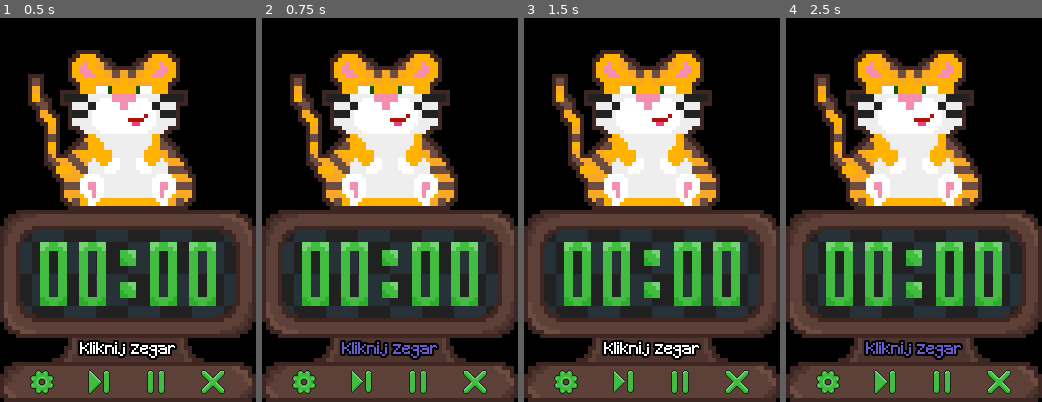
Above: before the commit, frames 1-4 (left to right).
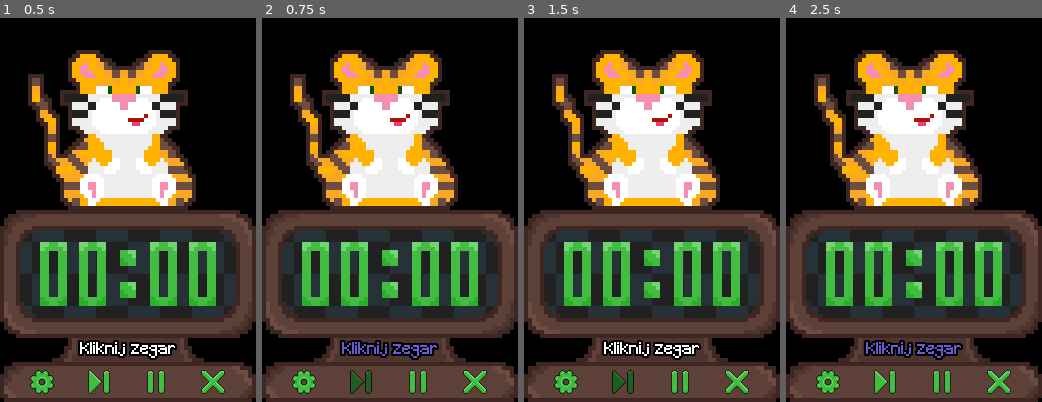
Above: after the commit, the same moments.

Repository: mikkk-dev/bengi-box
Game: Godot game, scene res://main.tscn
The game is run twice, just before and just after one commit, with the same random seed, the same clock (stepped at 60 frames per second) and the same inputs.
Inputs (mouse positions are in pixels of both pictures, inside the frame that each line leads up to):
- Up to frame 1 (0.5 s): no input
- Up to frame 2 (0.75 s): click (361, 382) at 0.5 s
- Up to frame 3 (1.5 s): click (623, 382) at 1.25 s
- Up to frame 4 (2.5 s): click (885, 382) at 2 s

Frame 1 is identical in both runs. In frame 2, 0.3% of the frame differs, in the area x 34-43%, y 91-98%; in frame 3, 0.3%; in frame 4, nothing differs.

Commit message:
feat: shader click indicator

Diff:
--- /dev/null
+++ b/assets/shaders/click.gdshader
@@ -0,0 +1,9 @@
+shader_type canvas_item;
+
+uniform bool is_clicked = false;
+
+void fragment() {
+	if (is_clicked) {
+		COLOR.rgb = COLOR.rgb * 0.5;
+	}
+}
--- a/main.gd
+++ b/main.gd
@@ -46,7 +46,6 @@
 
 
 func _on_timer_click_area_click() -> void:
-	print("bajo")
 	meow_player.stop()
 	activity_label.text = "Praca" if _current_timer_mode == TimerMode.WORK else "Przerwa"
 
@@ -57,9 +56,9 @@
 			update_timer.start()
 		pomodoro_timer.start()
 
-		var tween: Tween = get_tree().create_tween().set_ease(Tween.EASE_OUT).set_trans(Tween.TRANS_CIRC)
-		tween.tween_property(timer_sprite, "scale:x", 0.9, 0.1)
-		tween.tween_property(timer_sprite, "scale:x", 1, 0.3)
+		timer_sprite.material.set("shader_parameter/is_clicked", true)
+		await get_tree().create_timer(0.2).timeout
+		timer_sprite.material.set("shader_parameter/is_clicked", false)
 
 
 func _on_update_timer_timeout() -> void:
@@ -88,7 +87,6 @@
 func _on_pomodoro_timer_timeout() -> void:
 	pomodoro_timer.stop()
 	bengi_animator.play("pulse")
-	print("jajo")
 	meow_player.play()
 	get_window().always_on_top = true
 	activity_label.text = "Kliknij zegar"
--- a/main.tscn
+++ b/main.tscn
@@ -13,7 +13,8 @@
 [ext_resource type="Texture2D" uid="uid://xt3npmuqbs16" path="res://assets/sprites/bengi/bengi-idle4.png" id="10_getpj"]
 [ext_resource type="Texture2D" uid="uid://ca6lh4n42oq8c" path="res://assets/sprites/bengi/bengi-idle5.png" id="11_ryguw"]
 [ext_resource type="Texture2D" uid="uid://cb4oag0e7na31" path="res://assets/sprites/bengi/bengi-idle6.png" id="12_d13ii"]
-[ext_resource type="Script" uid="uid://bcfm2r551i7l5" path="res://scenes/settings_button.gd" id="19_1u8w0"]
+[ext_resource type="Shader" uid="uid://78k51a62h7pp" path="res://assets/shaders/click.gdshader" id="18_0odxb"]
+[ext_resource type="PackedScene" uid="uid://65v6tw6jp5l6" path="res://scenes/color_inverter.tscn" id="21_lswn8"]
 [ext_resource type="Texture2D" uid="uid://bual56rhqsumo" path="res://assets/sprites/timer/number-0.png" id="29_0n3wm"]
 [ext_resource type="FontFile" uid="uid://cngwhad1f7egh" path="res://assets/fonts/Minecraft.ttf" id="30_kq58d"]
 [ext_resource type="Texture2D" uid="uid://dbjm7dl3ac6hg" path="res://assets/sprites/timer/timer_bg.png" id="33_0rl1p"]
@@ -152,10 +153,30 @@
 &"pulse": SubResource("Animation_4k2k6")
 }
 
+[sub_resource type="ShaderMaterial" id="ShaderMaterial_qsp4k"]
+shader = ExtResource("18_0odxb")
+shader_parameter/is_inverted = false
+
 [sub_resource type="LabelSettings" id="LabelSettings_4k2k6"]
 font = ExtResource("30_kq58d")
 outline_size = 8
 outline_color = Color(0, 0, 0, 1)
+
+[sub_resource type="ShaderMaterial" id="ShaderMaterial_lswn8"]
+shader = ExtResource("18_0odxb")
+shader_parameter/is_inverted = false
+
+[sub_resource type="ShaderMaterial" id="ShaderMaterial_0odxb"]
+shader = ExtResource("18_0odxb")
+shader_parameter/is_inverted = false
+
+[sub_resource type="ShaderMaterial" id="ShaderMaterial_a6jrf"]
+shader = ExtResource("18_0odxb")
+shader_parameter/is_inverted = false
+
+[sub_resource type="ShaderMaterial" id="ShaderMaterial_xuqvo"]
+shader = ExtResource("18_0odxb")
+shader_parameter/is_inverted = false
 
 [node name="Main" type="Node2D" unique_id=1353710124]
 self_modulate = Color(1, 1, 1, 0)
@@ -214,6 +235,7 @@
 
 [node name="TimerImg" type="TextureRect" parent="CanvasLayer/Container/VBoxContainer/Control2" unique_id=1430426126]
 unique_name_in_owner = true
+material = SubResource("ShaderMaterial_qsp4k")
 layout_mode = 0
 offset_right = 256.0
 offset_bottom = 128.0
@@ -338,6 +360,7 @@
 layout_mode = 2
 
 [node name="SettingsButton" type="Button" parent="CanvasLayer/Container/VBoxContainer/Control3/VBoxContainer/Bottom/MarginContainer/HBoxContainer" unique_id=689960873]
+material = SubResource("ShaderMaterial_lswn8")
 layout_mode = 2
 size_flags_horizontal = 3
 size_flags_vertical = 4
@@ -347,9 +370,11 @@
 icon = ExtResource("35_h8e4i")
 flat = true
 icon_alignment = 1
-script = ExtResource("19_1u8w0")
+
+[node name="ColorInverter" parent="CanvasLayer/Container/VBoxContainer/Control3/VBoxContainer/Bottom/MarginContainer/HBoxContainer/SettingsButton" unique_id=849807549 instance=ExtResource("21_lswn8")]
 
 [node name="NextButton" type="Button" parent="CanvasLayer/Container/VBoxContainer/Control3/VBoxContainer/Bottom/MarginContainer/HBoxContainer" unique_id=1709526233]
+material = SubResource("ShaderMaterial_0odxb")
 layout_mode = 2
 size_flags_horizontal = 3
 size_flags_vertical = 4
@@ -359,10 +384,12 @@
 icon = ExtResource("36_4lmeg")
 flat = true
 icon_alignment = 1
-script = ExtResource("19_1u8w0")
+
+[node name="ColorInverter" parent="CanvasLayer/Container/VBoxContainer/Control3/VBoxContainer/Bottom/MarginContainer/HBoxContainer/NextButton" unique_id=822325338 instance=ExtResource("21_lswn8")]
 
 [node name="PauseButton" type="Button" parent="CanvasLayer/Container/VBoxContainer/Control3/VBoxContainer/Bottom/MarginContainer/HBoxContainer" unique_id=1446544978]
 unique_name_in_owner = true
+material = SubResource("ShaderMaterial_a6jrf")
 layout_mode = 2
 size_flags_horizontal = 3
 size_flags_vertical = 4
@@ -372,9 +399,11 @@
 icon = ExtResource("37_0cp0l")
 flat = true
 icon_alignment = 1
-script = ExtResource("19_1u8w0")
+
+[node name="ColorInverter" parent="CanvasLayer/Container/VBoxContainer/Control3/VBoxContainer/Bottom/MarginContainer/HBoxContainer/PauseButton" unique_id=263523763 instance=ExtResource("21_lswn8")]
 
 [node name="ExitButton" type="Button" parent="CanvasLayer/Container/VBoxContainer/Control3/VBoxContainer/Bottom/MarginContainer/HBoxContainer" unique_id=348313569]
+material = SubResource("ShaderMaterial_xuqvo")
 layout_mode = 2
 size_flags_horizontal = 3
 focus_mode = 0
@@ -383,7 +412,8 @@
 icon = ExtResource("38_d2t1y")
 flat = true
 icon_alignment = 1
-script = ExtResource("19_1u8w0")
+
+[node name="ColorInverter" parent="CanvasLayer/Container/VBoxContainer/Control3/VBoxContainer/Bottom/MarginContainer/HBoxContainer/ExitButton" unique_id=121677292 instance=ExtResource("21_lswn8")]
 
 [node name="PomodoroTimer" type="Timer" parent="." unique_id=1892244199]
 wait_time = 3.0
--- /dev/null
+++ b/scenes/color_inverter.gd
@@ -0,0 +1,13 @@
+extends Node
+
+
+func _ready() -> void:
+	var parent = get_parent()
+
+	if parent is Button:
+		parent.pressed.connect(
+			func():
+				parent.material.set("shader_parameter/is_clicked", true)
+				await get_tree().create_timer(0.2).timeout
+				parent.material.set("shader_parameter/is_clicked", false)
+		)
--- /dev/null
+++ b/scenes/color_inverter.tscn
@@ -0,0 +1,6 @@
+[gd_scene format=3 uid="uid://65v6tw6jp5l6"]
+
+[ext_resource type="Script" uid="uid://ciuwbkp05d3x1" path="res://scenes/color_inverter.gd" id="1_mlfa7"]
+
+[node name="ColorInverter" type="Node" unique_id=849807549]
+script = ExtResource("1_mlfa7")
--- a/ui.tscn
+++ b/ui.tscn
@@ -1,6 +1,6 @@
 [gd_scene format=3 uid="uid://0rr0egootr0u"]
 
-[node name="Control" type="Control"]
+[node name="Control" type="Control" unique_id=291897327]
 layout_mode = 3
 anchors_preset = 15
 anchor_right = 1.0
Not shown, added: assets/shaders/click.gdshader.uid
Not shown, added: scenes/color_inverter.gd.uid
